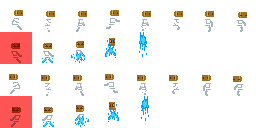
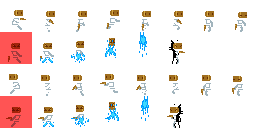
Before/after of a 256 x 128 layered artwork. What changed in the layer stack:
added layer "Layer #2" (grain merge) above "Layer #1" over [169, 40, 183, 128]
added layer "Layer #1" above "Background" over [6, 18, 237, 120]
painted on "Background" over [169, 40, 183, 128]